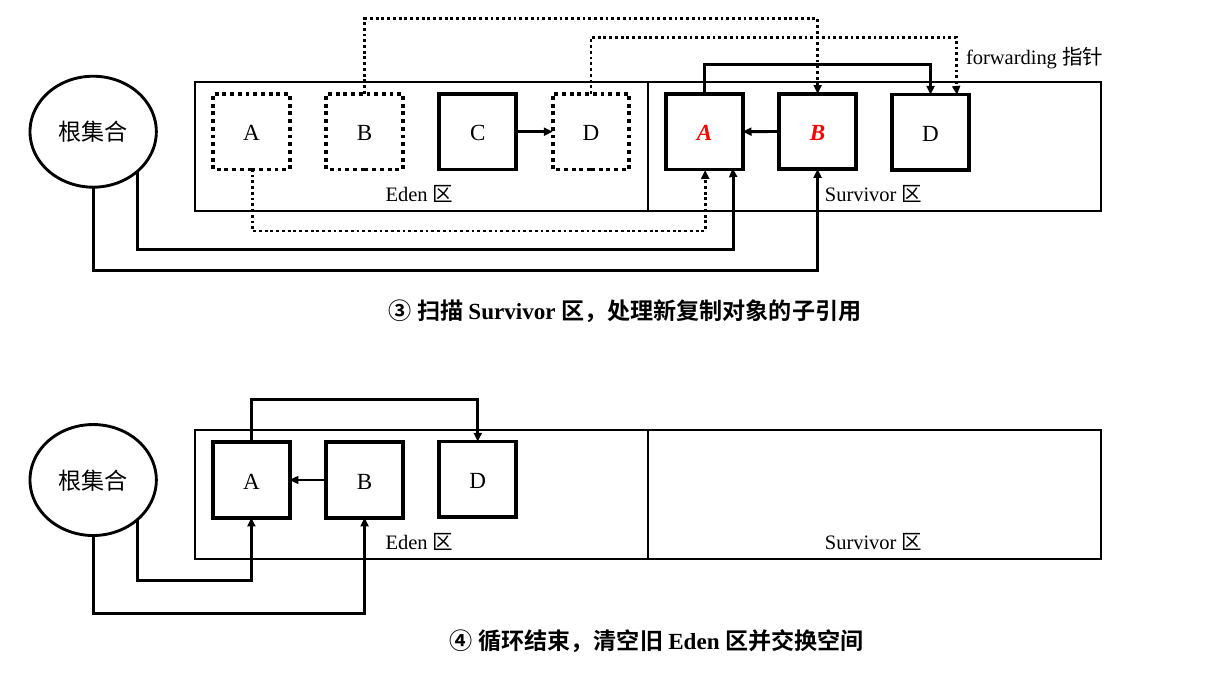
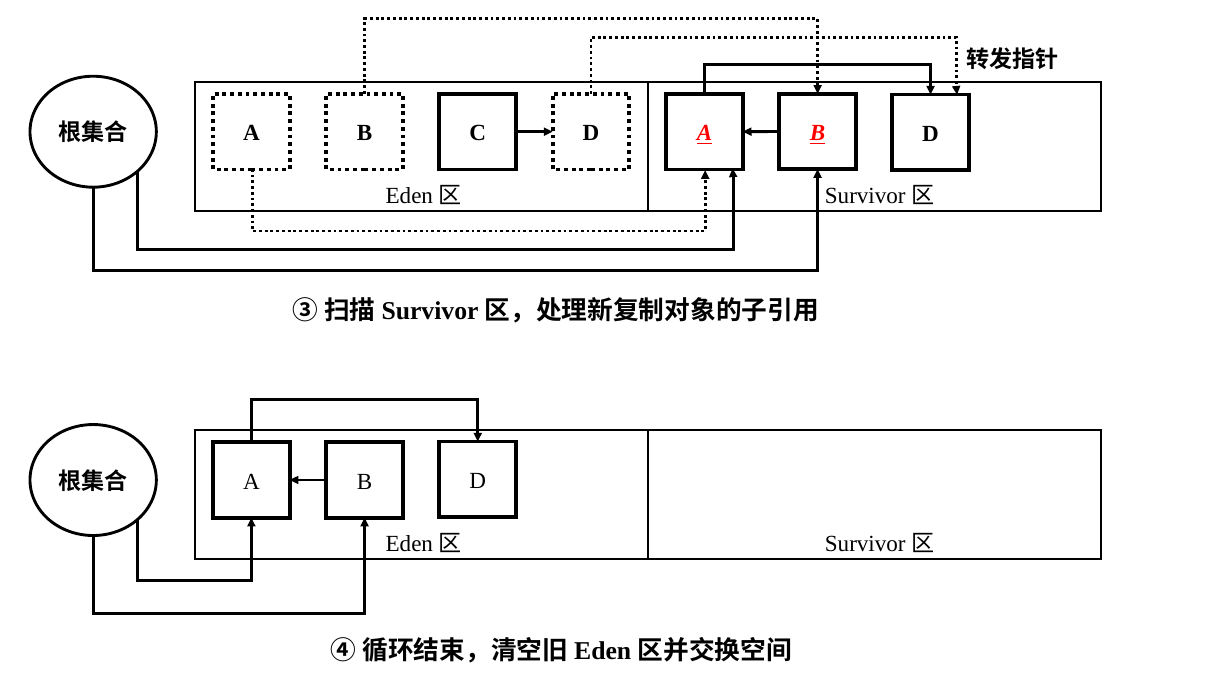
Before and after one commit to WU-SUNFLOWER/S.A.A.U.S.O, a slide deck: slide 13 of docs/thesis/pictures.pptx. Drawn at 1232x693 pixels with LibreOffice and Linux fonts; fonts in the diff are those of the drawing. Boxes give left, top, right and bottom in pixels: in the first picture for what was removed or moved away, otherwise in the second. Text is boxed around its words. In the diff, an @@ line names an element or a change of style, - is before the commit and + after.

```diff
--- a/docs/thesis/pictures.pptx
+++ b/docs/thesis/pictures.pptx
@@ text at [966, 47, 1058, 69]: text changed; size 16 to 18 pt; bold on @@
-forwarding 指针
+转发指针
@@ rectangle "A" at [666, 94, 743, 170]: underline on @@
@@ rectangle "B" at [779, 93, 856, 169]: underline on @@
@@ size 16 to 18 pt in 4 elements at [386, 533, 462, 552], [386, 185, 462, 204], [825, 533, 935, 552], [825, 185, 935, 204] @@
@@ text "③ 扫描 Survivor 区，处理新复制对象的子引用": place and size @@
-text "③ 扫描 Survivor 区，处理新复制对象的子引用" at [389, 299, 861, 322]
+text "③ 扫描 Survivor 区，处理新复制对象的子引用" at [293, 297, 819, 323]
@@ text "③ 扫描 Survivor 区，处理新复制对象的子引用" at [293, 297, 819, 323]: size 18 to 20 pt @@
@@ bold on in 7 elements at [213, 94, 290, 170], [326, 94, 403, 170], [440, 94, 517, 170], [30, 76, 156, 187], [553, 94, 629, 170], [893, 94, 970, 170], [30, 424, 156, 535] @@
@@ text "④ 循环结束，清空旧 Eden 区并交换空间" at [331, 637, 792, 663]: size 18 to 20 pt @@
@@ text "④ 循环结束，清空旧 Eden 区并交换空间": place and size @@
-text "④ 循环结束，清空旧 Eden 区并交换空间" at [450, 629, 864, 652]
+text "④ 循环结束，清空旧 Eden 区并交换空间" at [331, 637, 792, 663]
```
Also in this commit, not shown: 4 other slides changed, 1 other file.
